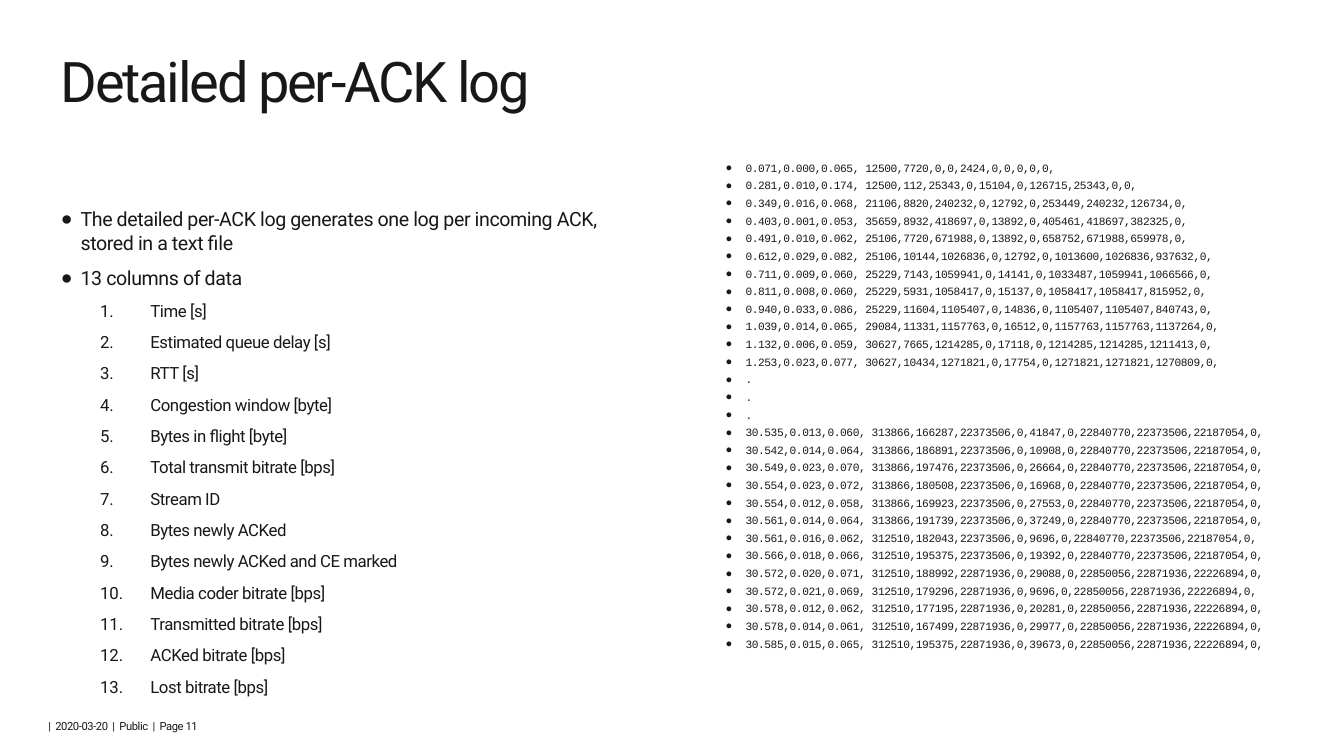
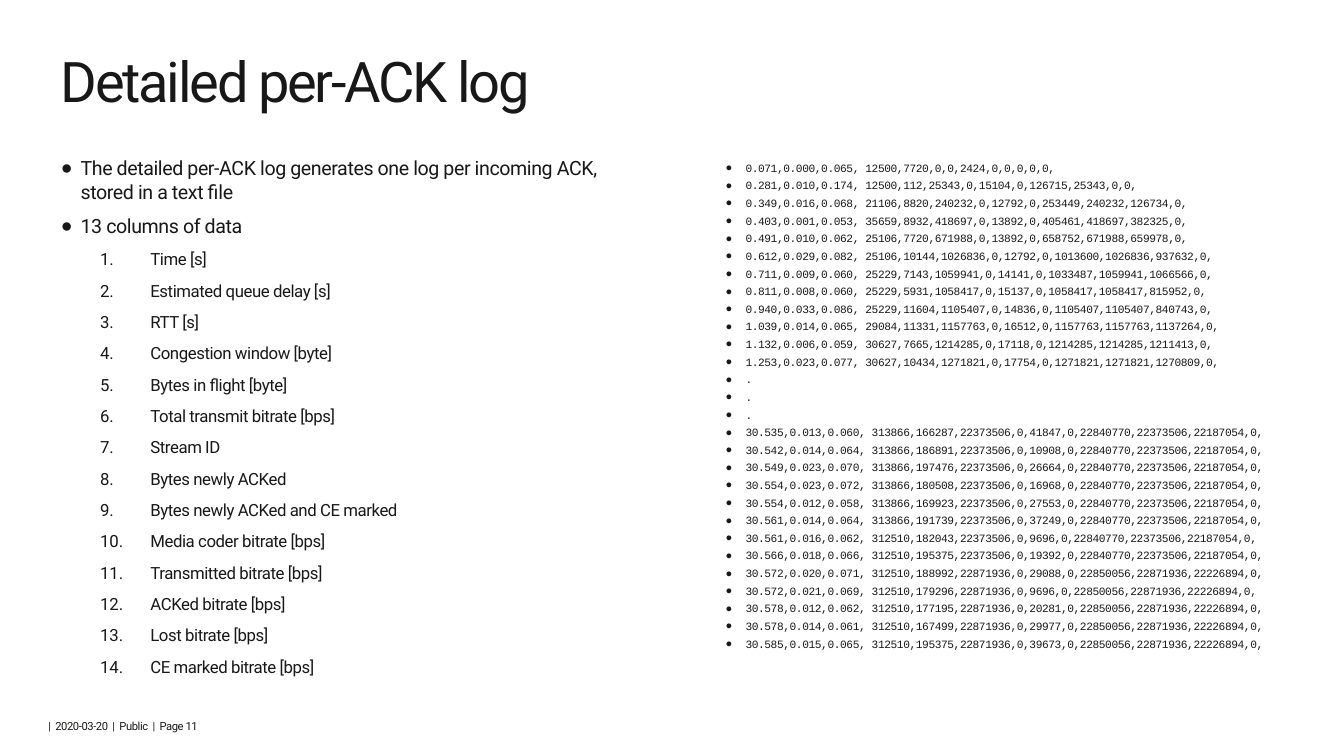
Before and after one commit to 5G-VCA-CC/scream, a slide deck: slide 11 of code/bw-test-tool/SCReAM-BW-test-tool.pptx. Drawn at 1344x756 pixels with LibreOffice and Linux fonts; fonts in the diff are those of the drawing; background and template pictures are left out. Boxes give left, top, right and bottom in pixels: in the first picture for what was removed or moved away, otherwise in the second. Text is boxed around its words. In the diff, an @@ line names an element or a change of style, - is before the commit and + after.

Commit message:
Error in computation of qDel fixed. CE marked bitrate added to log RTP packet loop made more efficient. SCReAM BW test can work up to ~500Mbps

```diff
--- a/code/bw-test-tool/SCReAM-BW-test-tool.pptx
+++ b/code/bw-test-tool/SCReAM-BW-test-tool.pptx
@@ text at (81,160,597,645): paragraph added @@
+  14. CE marked bitrate [bps]
@@ text "The detailed per-ACK log generates ...": place and size @@
-text "The detailed per-ACK log generates ..." at (81,211,597,697)
+text "The detailed per-ACK log generates ..." at (81,160,597,645)
```
Also in this commit, not shown: 3 other slides changed, 9 other files.
